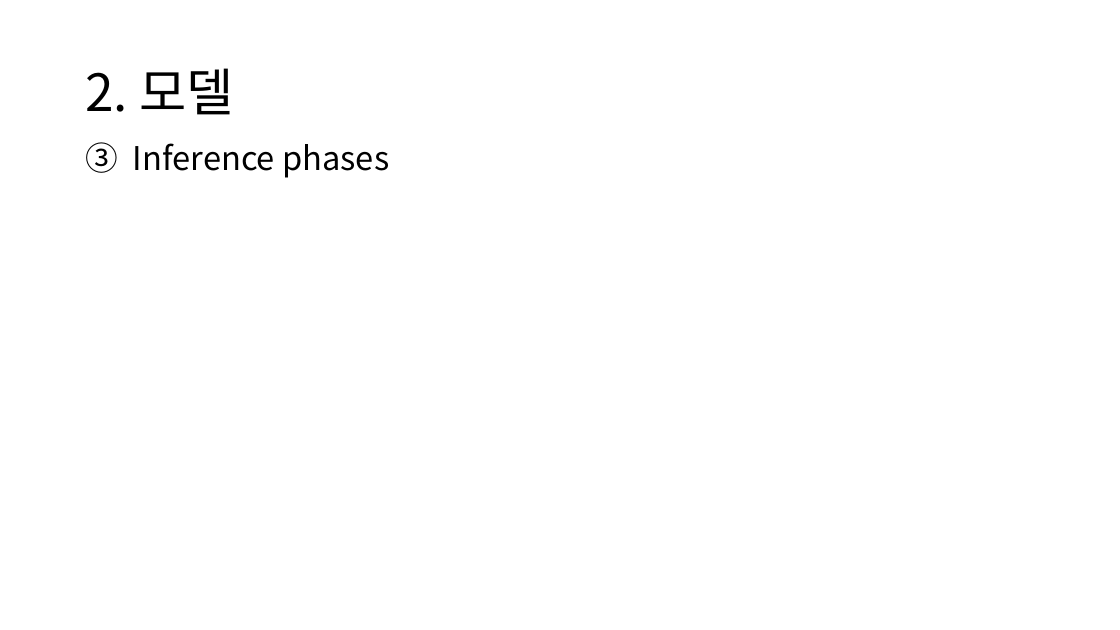
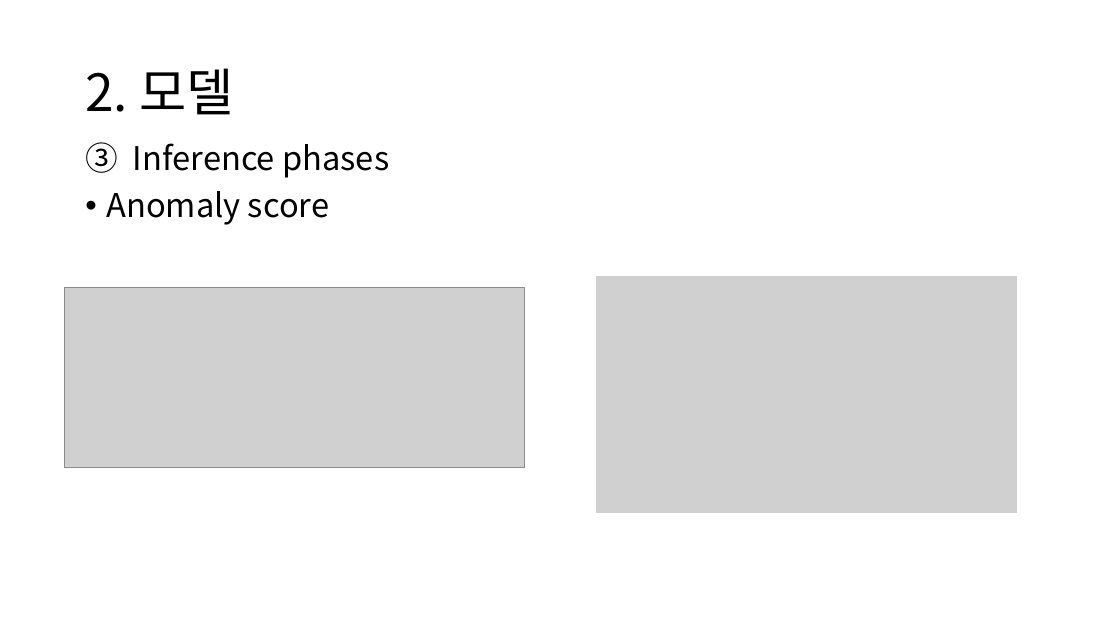
Before and after one commit to chroion/paper-review, a slide deck: slide 12 of ReConPatch, Contrastive Patch Representation Learning for Industrial/ReConPatch, Contrastive Patch Representation Learning for Industrial.pptx. Drawn at 1120x630 pixels with LibreOffice and Linux fonts; fonts in the diff are those of the drawing; grey boxes stand for pictures. Boxes give left, top, right and bottom in pixels: in the first picture for what was removed or moved away, otherwise in the second. Text is boxed around its words. In the diff, an @@ line names an element or a change of style, - is before the commit and + after.

Commit message:
7th paper

```diff
--- a/ReConPatch, Contrastive Patch Representation Learning for Industrial/ReConPatch, Contrastive Patch Representation Learning for Industrial.pptx
+++ b/ReConPatch, Contrastive Patch Representation Learning for Industrial/ReConPatch, Contrastive Patch Representation Learning for Industrial.pptx
@@ text at box(106, 191, 329, 225): paragraph added @@
+• Anomaly score
@@ picture added at box(65, 288, 524, 468) @@
@@ picture added at box(596, 276, 1017, 513) @@
```
